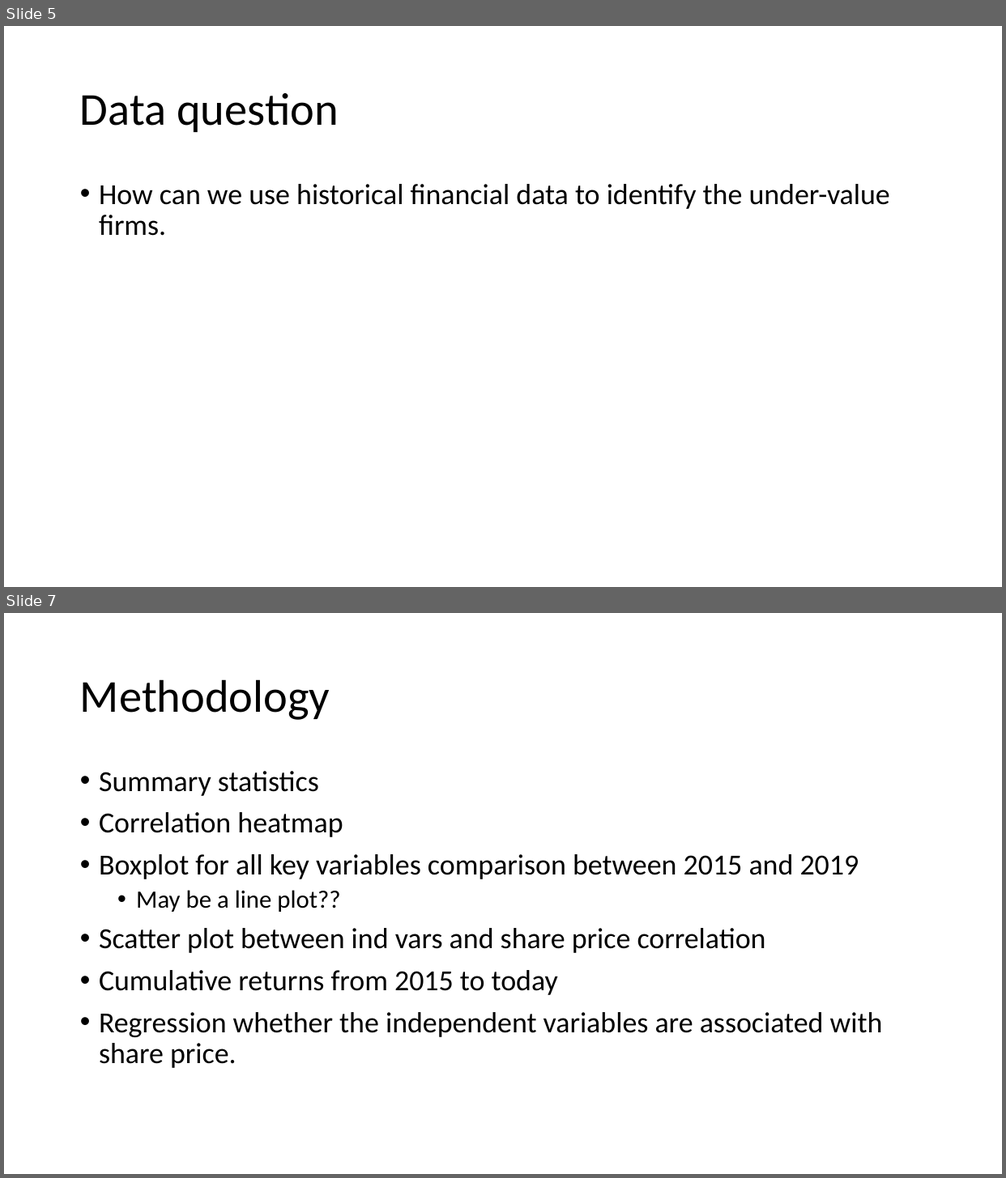
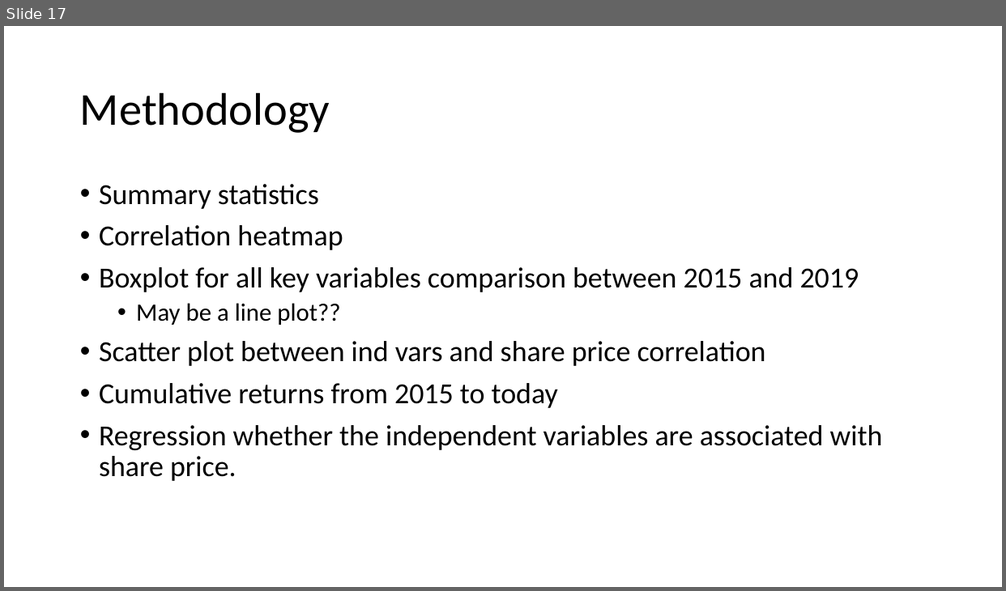
Before and after one commit to gentley99/IOD_2020_JIN, a slide deck: Assignment/Financial/Presentation1.pptx. Shown one above the other, each under a label of ours: slides 5 and 7 before the commit, slide 17 after it; the slides between them are not shown. The pictures are 1006x1178 and 1006x591 pixels, drawn with LibreOffice and Linux fonts; fonts in the diff are those of the drawing. Boxes give left, top, right and bottom in pixels: in the first picture for what was removed or moved away, otherwise in the second. Text is boxed around its words. In the diff, an @@ line names an element or a change of style, - is before the commit and + after.

```diff
--- a/Assignment/Financial/Presentation1.pptx
+++ b/Assignment/Financial/Presentation1.pptx
@@ slide 5 removed at [4, 26, 1002, 587], background #FFFFFF @@
@@ title removed at [80, 93, 339, 132] @@
-Data question
@@ text removed at [99, 184, 890, 236] @@
-• How can we use historical financial data to identify the under-value firms.
@@ what was slide 7 is now slide 17 @@
```
Also in this commit, not shown: 8 slides changed, 15 slides added, 4 other slides removed, 17 other files.
